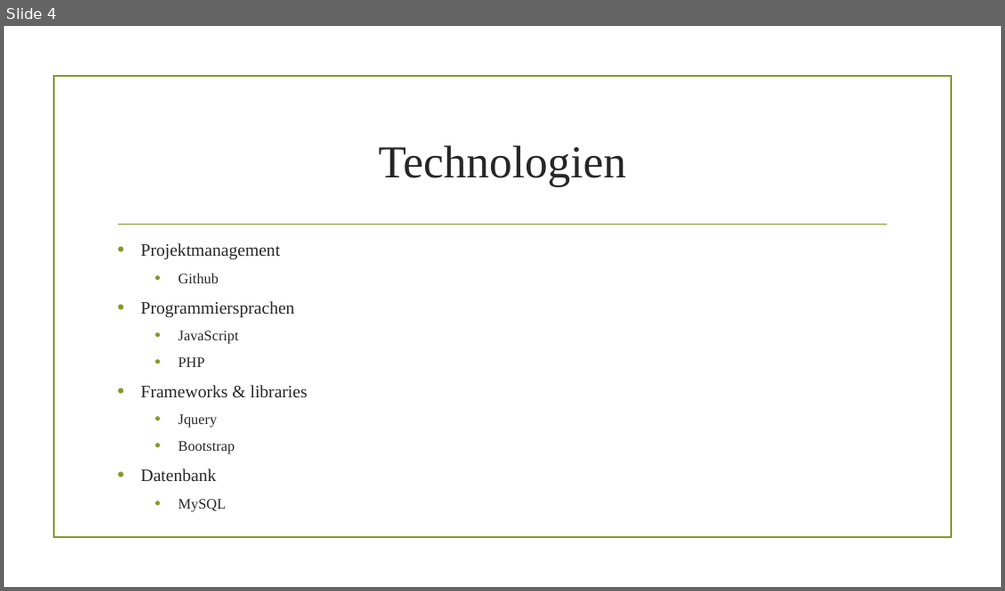
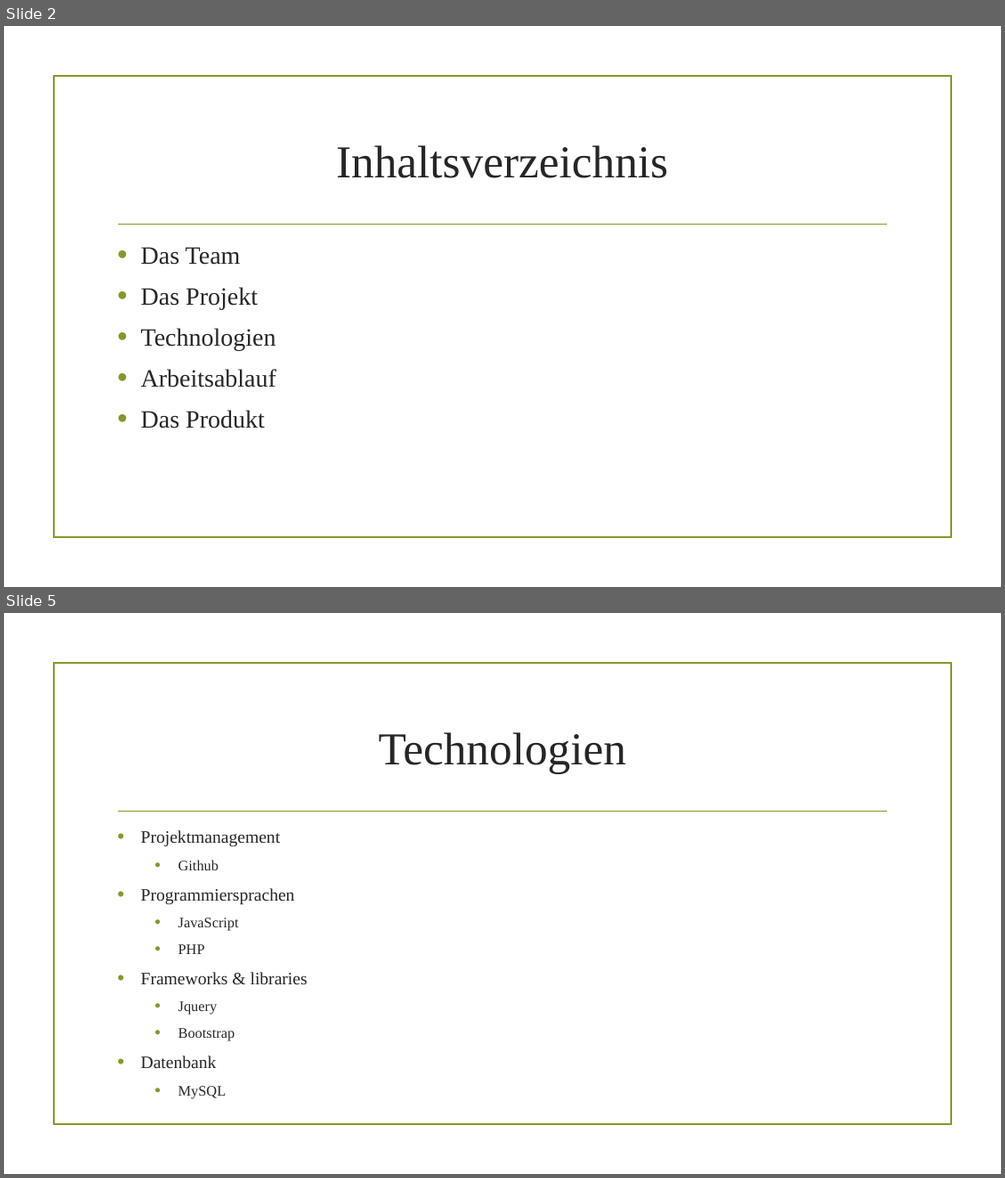
Before and after one commit to danielHPeters/QuickNote, a slide deck: docs/M306-AP15a-Peters-Pra-171030-Projekt Präsentation.pptx. Shown one above the other, each under a label of ours: slide 4 before the commit, slides 2 and 5 after it; the slides between them are not shown. The pictures are 1005x591 and 1005x1178 pixels, drawn with LibreOffice and Linux fonts; fonts in the diff are those of the drawing; background and template pictures are left out. Boxes give left, top, right and bottom in pixels: in the first picture for what was removed or moved away, otherwise in the second. Text is boxed around its words. In the diff, an @@ line names an element or a change of style, - is before the commit and + after.

```diff
--- a/docs/M306-AP15a-Peters-Pra-171030-Projekt Präsentation.pptx
+++ b/docs/M306-AP15a-Peters-Pra-171030-Projekt Präsentation.pptx
@@ slide 2 added at (4, 26, 1001, 587), background picture (left out); not listed: 2 template elements that a slide beside it also shows @@
@@ title added at (336, 145, 668, 178), 44 pt, text #262626 @@
+Inhaltsverzeichnis
@@ text added at (141, 247, 276, 428), 24 pt, text #262626 @@
+• Das Team
+• Das Projekt
+• Technologien
+• Arbeitsablauf
+• Das Produkt
@@ what was slide 4 is now slide 5 @@
```
Also in this commit, not shown: 5 slides changed, 1 other slide added, 7 other files.
